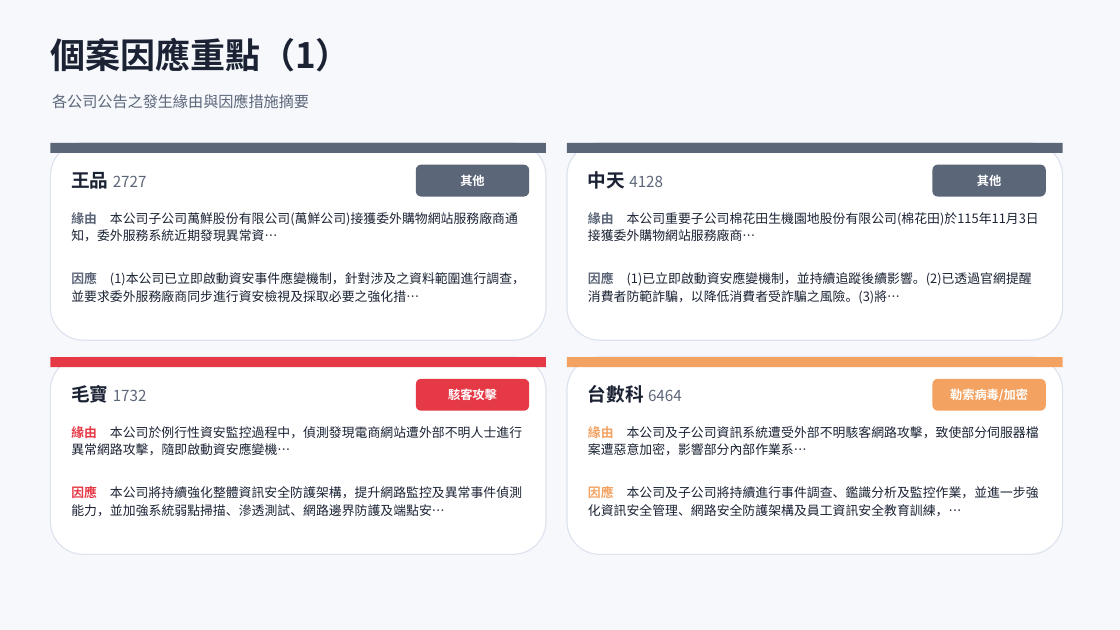
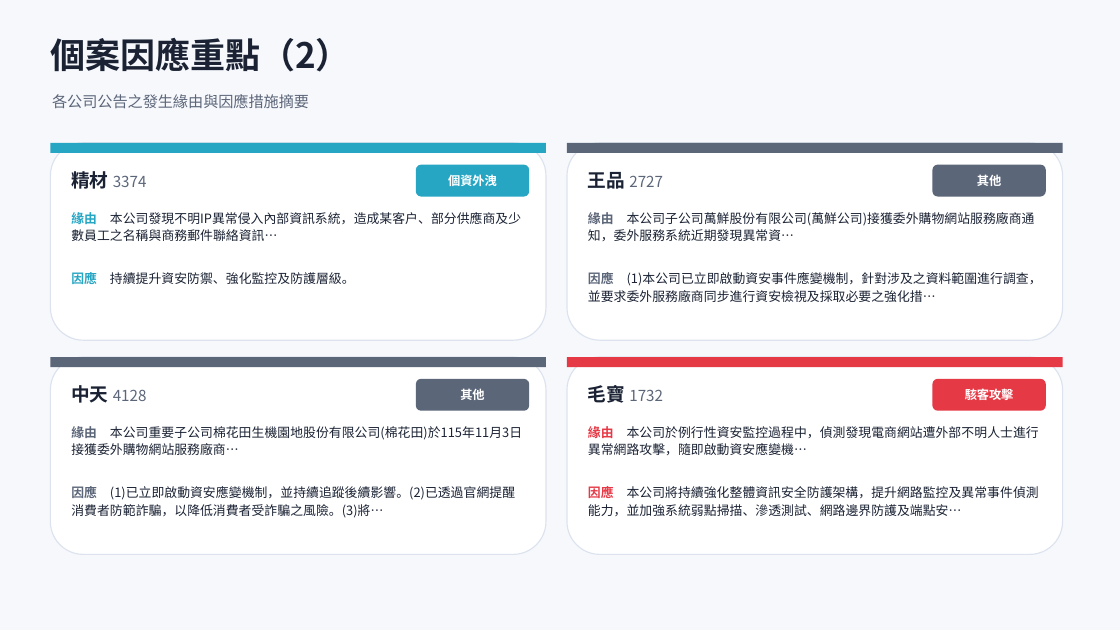
Before and after one commit to Johnnylin77/mops-isec-monitor, a slide deck: slide 7 of 資安事件因應分析.pptx (slide 6 before the commit). Drawn at 1120x630 pixels with LibreOffice and Linux fonts; fonts in the diff are those of the drawing. Boxes give left, top, right and bottom in pixels: in the first picture for what was removed or moved away, otherwise in the second. Text is boxed around its words. In the diff, an @@ line names an element or a change of style, - is before the commit and + after.

```diff
--- a/資安事件因應分析.pptx
+++ b/資安事件因應分析.pptx
@@ text at box(50, 38, 351, 72): text changed @@
-個案因應重點（1）
+個案因應重點（2）
@@ rectangle at box(50, 143, 546, 153): fill #5C6679 to #27A6C4 @@
@@ text at box(71, 171, 147, 189): text changed @@
-王品 2727
+精材 3374
@@ rounded rectangle at box(416, 165, 529, 197): fill #5C6679 to #27A6C4 @@
@@ text at box(448, 174, 497, 186): text changed @@
-其他
+個資外洩
@@ text at box(588, 172, 663, 189): text changed @@
-中天 4128
+王品 2727
@@ text at box(71, 212, 521, 241): text changed @@
-緣由 本公司子公司萬鮮股份有限公司(萬鮮公司)接獲委外購物網站服務廠商通知，委外服務系統近期發現異常資…
+緣由 本公司發現不明IP異常侵入內部資訊系統，造成某客戶、部分供應商及少數員工之名稱與商務郵件聯絡資訊…
@@ text at box(588, 212, 1035, 241): text changed @@
-緣由 本公司重要子公司棉花田生機園地股份有限公司(棉花田)於115年11月3日接獲委外購物網站服務廠商…
+緣由 本公司子公司萬鮮股份有限公司(萬鮮公司)接獲委外購物網站服務廠商通知，委外服務系統近期發現異常資…
@@ text at box(71, 270, 355, 288): text changed @@
-因應 (1)本公司已立即啟動資安事件應變機制，針對涉及之資料範圍進行調查，並要求委外服務廠商同步進行資安檢視及採取必要之強化措…
+因應 持續提升資安防禦、強化監控及防護層級。
@@ text at box(588, 272, 1042, 302): text changed @@
-因應 (1)已立即啟動資安應變機制，並持續追蹤後續影響。(2)已透過官網提醒消費者防範詐騙，以降低消費者受詐騙之風險。(3)將…
+因應 (1)本公司已立即啟動資安事件應變機制，針對涉及之資料範圍進行調查，並要求委外服務廠商同步進行資安檢視及採取必要之強化措…
@@ rectangle at box(50, 357, 546, 367): fill #E63946 to #5C6679 @@
@@ rectangle at box(567, 357, 1063, 367): fill #F4A261 to #E63946 @@
@@ text at box(71, 385, 147, 403): text changed @@
-毛寶 1732
+中天 4128
@@ rounded rectangle at box(416, 379, 529, 411): fill #E63946 to #5C6679 @@
@@ text at box(460, 388, 484, 400): text changed @@
-駭客攻擊
+其他
@@ text at box(588, 385, 663, 403): text changed @@
-台數科 6464
+毛寶 1732
@@ rounded rectangle at box(933, 379, 1046, 411): fill #F4A261 to #E63946 @@
@@ text at box(965, 389, 1014, 400): text changed @@
-勒索病毒/加密
+駭客攻擊
@@ text at box(71, 426, 522, 440): text changed @@
-緣由 本公司於例行性資安監控過程中，偵測發現電商網站遭外部不明人士進行異常網路攻擊，隨即啟動資安應變機…
+緣由 本公司重要子公司棉花田生機園地股份有限公司(棉花田)於115年11月3日接獲委外購物網站服務廠商…
@@ text at box(588, 426, 1039, 455): text changed @@
-緣由 本公司及子公司資訊系統遭受外部不明駭客網路攻擊，致使部分伺服器檔案遭惡意加密，影響部分內部作業系…
+緣由 本公司於例行性資安監控過程中，偵測發現電商網站遭外部不明人士進行異常網路攻擊，隨即啟動資安應變機…
@@ text at box(71, 486, 515, 518): text changed @@
-因應 本公司將持續強化整體資訊安全防護架構，提升網路監控及異常事件偵測能力，並加強系統弱點掃描、滲透測試、網路邊界防護及端點安…
+因應 (1)已立即啟動資安應變機制，並持續追蹤後續影響。(2)已透過官網提醒消費者防範詐騙，以降低消費者受詐騙之風險。(3)將…
@@ text at box(588, 486, 1039, 516): text changed @@
-因應 本公司及子公司將持續進行事件調查、鑑識分析及監控作業，並進一步強化資訊安全管理、網路安全防護架構及員工資訊安全教育訓練，…
+因應 本公司將持續強化整體資訊安全防護架構，提升網路監控及異常事件偵測能力，並加強系統弱點掃描、滲透測試、網路邊界防護及端點安…
```
Also in this commit, not shown: 9 other slides changed, 1 slide added, 2 other files.
